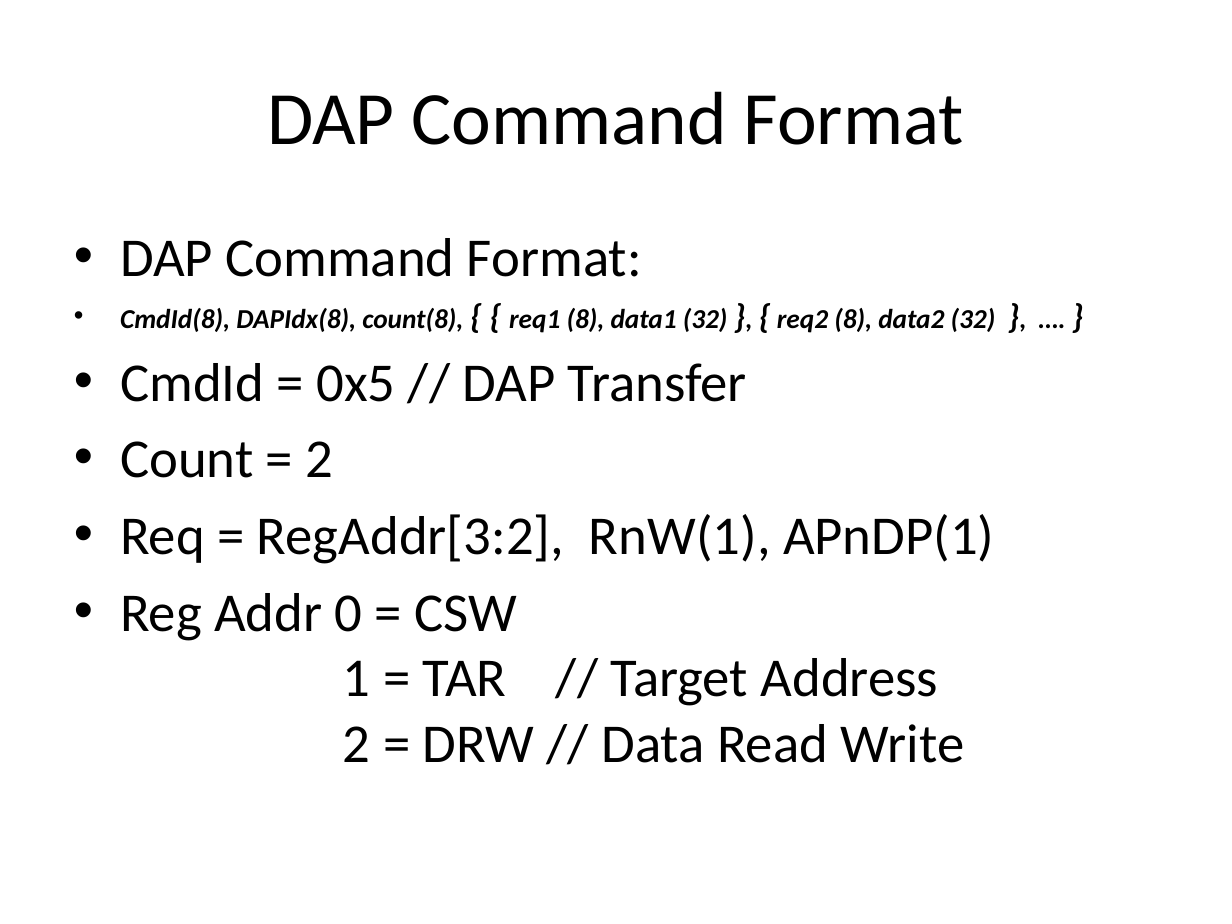
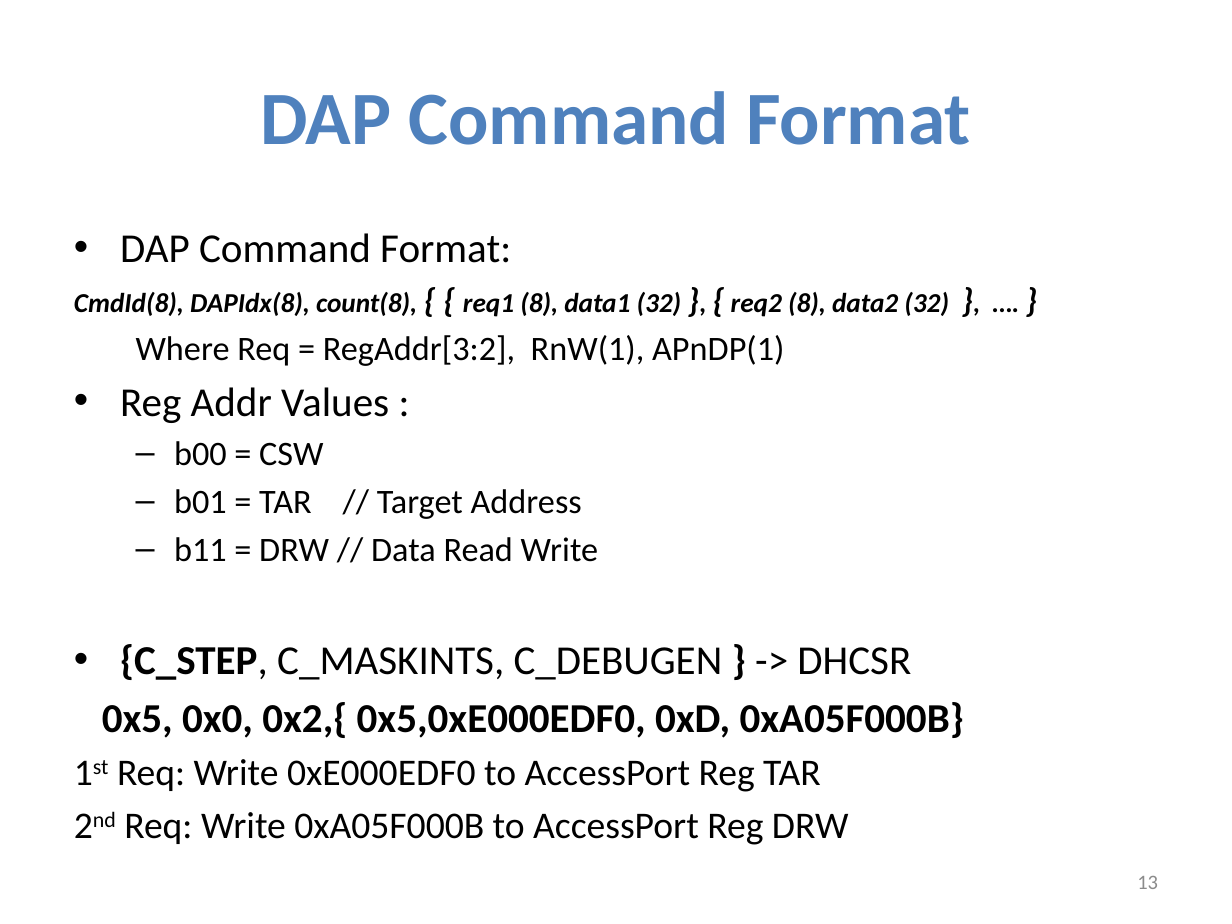
Before and after one commit to kripa15/EmbFW_HW, a slide deck: slide 13 of ThesisReport/StepCommand_ReportPresentation.pptx (slide 8 before the commit). Drawn at 1232x924 pixels with LibreOffice and Linux fonts; fonts in the diff are those of the drawing. Boxes give left, top, right and bottom in pixels: in the first picture for what was removed or moved away, otherwise in the second. Text is boxed around its words. In the diff, an @@ line names an element or a change of style, - is before the commit and + after.

```diff
--- a/ThesisReport/StepCommand_ReportPresentation.pptx
+++ b/ThesisReport/StepCommand_ReportPresentation.pptx
@@ title "DAP Command Format" at (260, 91, 971, 145): text colour #000000 to #4F81BD, bold on @@
@@ text at (74, 233, 949, 317): size 32 to 24 pt in "DAP Command Format:"; less space between paragraphs; bullet • to none @@
@@ text at (102, 335, 964, 845): text changed; size 32 to 24 pt @@
-• CmdId = 0x5 // DAP Transfer
-• Count = 2
-• Req = RegAddr[3:2], RnW(1), APnDP(1)
-• Reg Addr 0 = CSW
-  1 = TAR // Target Address
-  2 = DRW // Data Read Write
+  Where Req = RegAddr[3:2], RnW(1), APnDP(1)
+• Reg Addr Values :
+  – b00 = CSW
+  – b01 = TAR // Target Address
+  – b11 = DRW // Data Read Write
+• {C_STEP, C_MASKINTS, C_DEBUGEN } -> DHCSR
+0x5, 0x0, 0x2,{ 0x5,0xE000EDF0, 0xD, 0xA05F000B}
+1st Req: Write 0xE000EDF0 to AccessPort Reg TAR
+2nd Req: Write 0xA05F000B to AccessPort Reg DRW
@@ page number added at (1137, 876, 1158, 889), 12 pt, text #8C8C8C @@
+13
```
Also in this commit, not shown: 10 other slides changed, 11 slides added, 6 slides removed.
